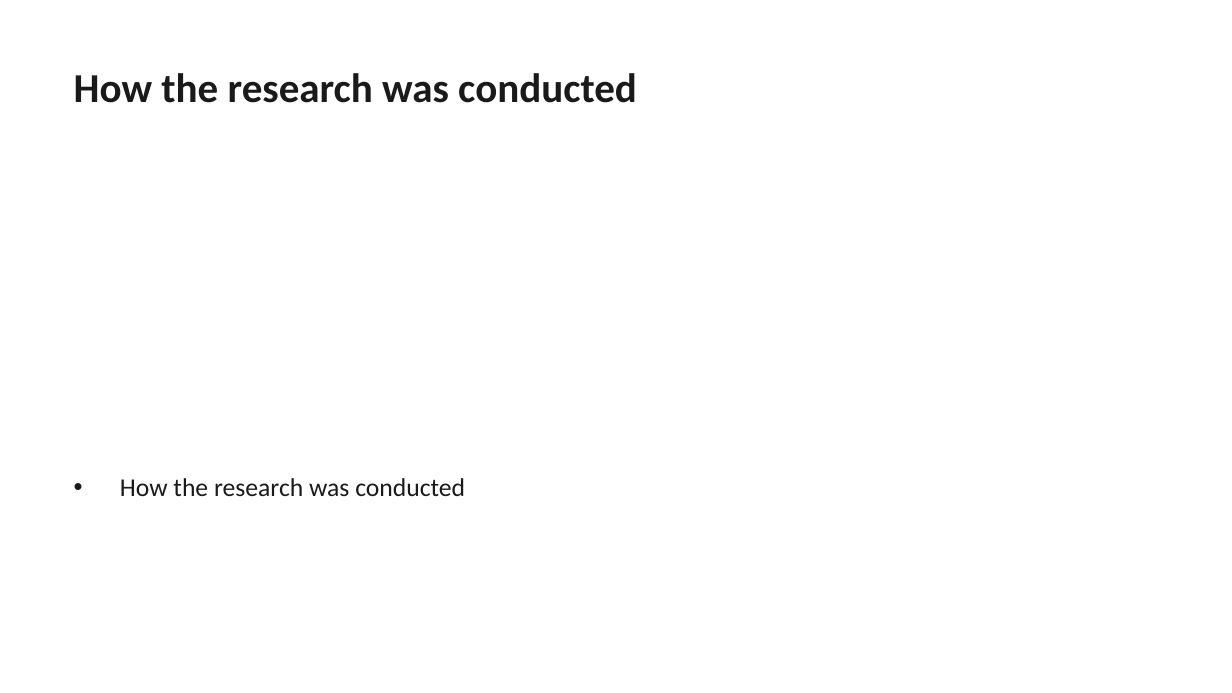
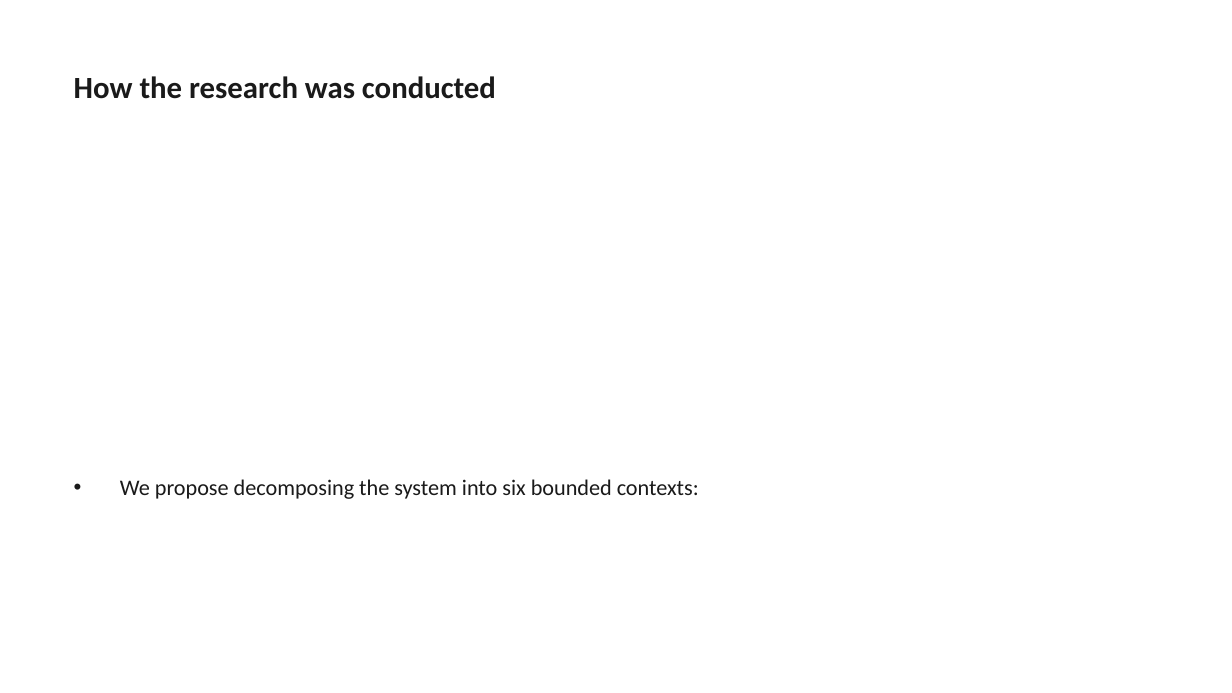
Before and after one commit to AdamYin007/Presentation-OS, a slide deck: slide 4 of examples/business-review/e2e-output.pptx (slide 6 before the commit). Drawn at 1232x693 pixels with LibreOffice and Linux fonts; fonts in the diff are those of the drawing. Boxes give left, top, right and bottom in pixels: in the first picture for what was removed or moved away, otherwise in the second. Text is boxed around its words. In the diff, an @@ line names an element or a change of style, - is before the commit and + after.

```diff
--- a/examples/business-review/e2e-output.pptx
+++ b/examples/business-review/e2e-output.pptx
@@ text "How the research was conducted" at <box>74,76,496,99</box>: size 24 to 18 pt @@
@@ text at <box>120,479,699,499</box>: text changed; size 15 to 13 pt @@
-• How the research was conducted
+• We propose decomposing the system into six bounded contexts:
```
Also in this commit, not shown: 3 other slides changed, 1 slide added, 7 slides removed, 12 other files.
